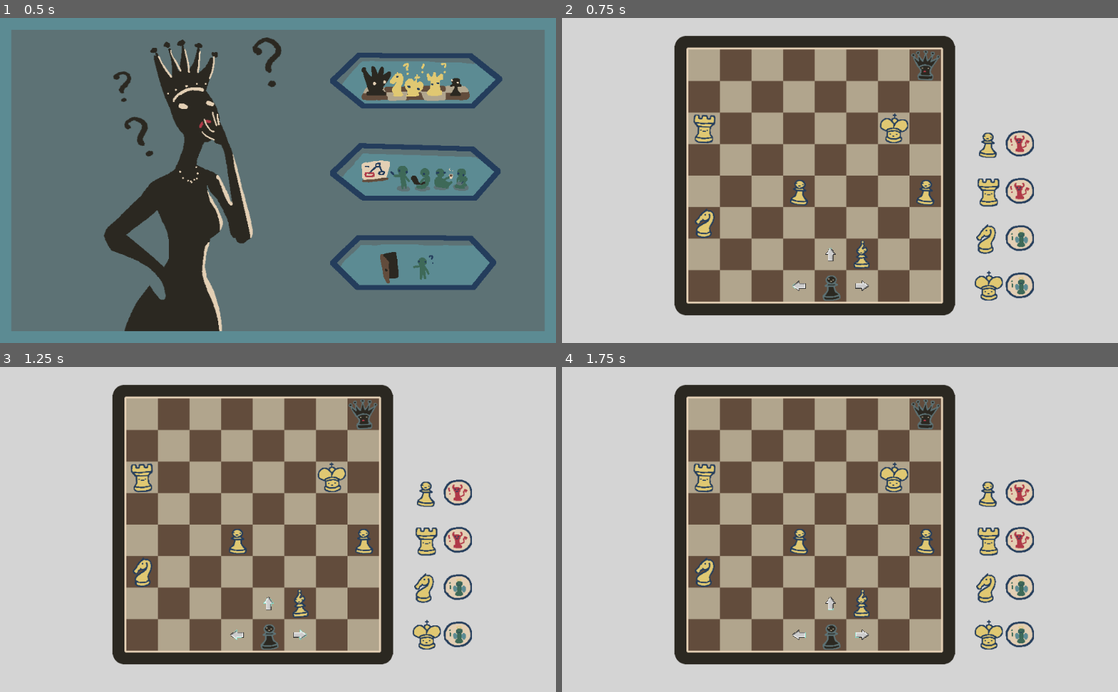
Above: before the commit, frames 1-4 (two rows, left to right).
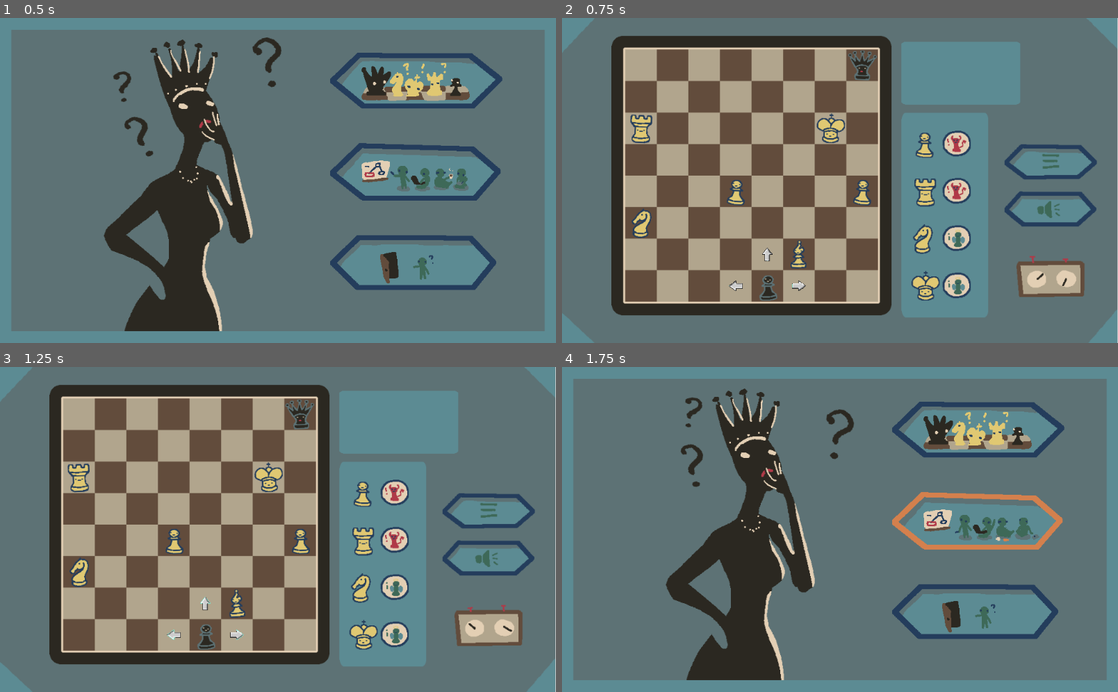
Above: after the commit, the same moments.

Repository: Windastella/ScribbleJam
Game: Godot game, scene res://Scenes/Main.tscn
The game is run twice, just before and just after one commit, with the same random seed, the same clock (stepped at 60 frames per second) and the same inputs.
Inputs (mouse positions are in pixels of both pictures, inside the frame that each line leads up to):
- Up to frame 1 (0.5 s): no input
- Up to frame 2 (0.75 s): click (979, 79) at 0.5 s
- Up to frame 3 (1.25 s): no input
- Up to frame 4 (1.75 s): click (1051, 510) at 1.27 s

Frame 1 is identical in both runs. In frame 2, 72% of the frame differs, in the area x 0-100%, y 0-100%; in frame 3, 72%; in frame 4, 99%.

Commit message:
music and game button

Diff:
--- a/Scenes/Base_Level.tscn
+++ b/Scenes/Base_Level.tscn
@@ -9,6 +9,29 @@
 [ext_resource path="res://assets/UI_Button.tres" type="StyleBox" id=7]
 [ext_resource path="res://Scripts/Level.gd" type="Script" id=8]
 [ext_resource path="res://assets/Sounds/Thinking_Music.wav" type="AudioStream" id=9]
+[ext_resource path="res://assets/background.png" type="Texture" id=10]
+[ext_resource path="res://assets/hint_box.png" type="Texture" id=11]
+[ext_resource path="res://assets/Sounds/Music/A-Mouse-in-the-House(Track04).wav" type="AudioStream" id=12]
+[ext_resource path="res://assets/Sounds/Music/Ruffles-and-Rust(Track02).wav" type="AudioStream" id=13]
+[ext_resource path="res://assets/Sounds/Music/Happy-Orchestral-Ballet(Track01).wav" type="AudioStream" id=14]
+[ext_resource path="res://assets/Sounds/Music/Leave-It-to-the-Professionals(Track03).wav" type="AudioStream" id=15]
+[ext_resource path="res://assets/Sounds/Music/Feriado(Track05).wav" type="AudioStream" id=16]
+[ext_resource path="res://assets/Menu/mute_button.png" type="Texture" id=17]
+[ext_resource path="res://assets/Menu/mute_button_selected.png" type="Texture" id=18]
+[ext_resource path="res://assets/Menu/menu_button_selected.png" type="Texture" id=19]
+[ext_resource path="res://assets/Menu/menu_button.png" type="Texture" id=20]
+[ext_resource path="res://assets/Menu/clock1.png" type="Texture" id=21]
+[ext_resource path="res://assets/Menu/clock0.png" type="Texture" id=22]
+[ext_resource path="res://assets/Menu/clock3.png" type="Texture" id=23]
+[ext_resource path="res://assets/Menu/clock2.png" type="Texture" id=24]
+
+[sub_resource type="SpriteFrames" id=21]
+animations = [ {
+"frames": [ ExtResource( 22 ), ExtResource( 21 ), ExtResource( 24 ), ExtResource( 23 ) ],
+"loop": true,
+"name": "default",
+"speed": 5.0
+} ]
 
 [sub_resource type="RectangleShape2D" id=1]
 extents = Vector2( 256, 32 )
@@ -83,6 +106,71 @@
 
 [node name="Level" type="Node2D"]
 script = ExtResource( 8 )
+music_list = [ ExtResource( 12 ), ExtResource( 16 ), ExtResource( 14 ), ExtResource( 15 ), ExtResource( 13 ) ]
+
+[node name="Camera" type="Camera2D" parent="."]
+position = Vector2( -128, -64 )
+anchor_mode = 0
+current = true
+zoom = Vector2( 1.1, 1.1 )
+__meta__ = {
+"_editor_description_": ""
+}
+
+[node name="background" type="Sprite" parent="Camera"]
+position = Vector2( 562.919, 331.297 )
+scale = Vector2( 1.04244, 1.10433 )
+z_index = -1
+texture = ExtResource( 10 )
+
+[node name="hint_box" type="Sprite" parent="Camera"]
+position = Vector2( 776, 400 )
+scale = Vector2( 0.611111, 1.19885 )
+z_index = -1
+texture = ExtResource( 11 )
+
+[node name="hint_box2" type="Sprite" parent="Camera"]
+position = Vector2( 808, 112 )
+scale = Vector2( 0.833333, 0.368876 )
+z_index = -1
+texture = ExtResource( 11 )
+
+[node name="Menu" type="TextureButton" parent="Camera"]
+margin_left = 896.0
+margin_top = 256.0
+margin_right = 1088.0
+margin_bottom = 328.0
+focus_mode = 0
+enabled_focus_mode = 0
+texture_normal = ExtResource( 20 )
+texture_pressed = ExtResource( 19 )
+texture_hover = ExtResource( 19 )
+texture_disabled = ExtResource( 20 )
+texture_focused = ExtResource( 19 )
+__meta__ = {
+"_edit_use_anchors_": false
+}
+
+[node name="Mute" type="TextureButton" parent="Camera"]
+margin_left = 896.0
+margin_top = 352.0
+margin_right = 1088.0
+margin_bottom = 448.0
+focus_mode = 0
+toggle_mode = true
+enabled_focus_mode = 0
+texture_normal = ExtResource( 17 )
+texture_pressed = ExtResource( 18 )
+texture_disabled = ExtResource( 17 )
+texture_focused = ExtResource( 18 )
+__meta__ = {
+"_edit_use_anchors_": false
+}
+
+[node name="clock" type="AnimatedSprite" parent="Camera"]
+position = Vector2( 992, 528 )
+frames = SubResource( 21 )
+playing = true
 
 [node name="Board" type="Node2D" parent="."]
 
@@ -232,18 +320,12 @@
 icon = SubResource( 20 )
 clip_text = true
 
-[node name="Camera" type="Camera2D" parent="."]
-position = Vector2( -256, -64 )
-anchor_mode = 0
-current = true
-zoom = Vector2( 1.1, 1.1 )
-__meta__ = {
-"_editor_description_": ""
-}
-
 [node name="AudioStreamPlayer" type="AudioStreamPlayer" parent="."]
 stream = ExtResource( 9 )
+volume_db = -10.0
 autoplay = true
+[connection signal="pressed" from="Camera/Menu" to="." method="_on_Menu_pressed"]
+[connection signal="toggled" from="Camera/Mute" to="." method="_on_Mute_toggled"]
 [connection signal="body_entered" from="Board/Goal" to="." method="_on_Goal_body_entered"]
 [connection signal="pressed" from="CanvasLayer/UI/Options/CenterContainer/HBoxContainer/King" to="." method="_on_King_pressed"]
 [connection signal="pressed" from="CanvasLayer/UI/Options/CenterContainer/HBoxContainer/Queen" to="." method="_on_Queen_pressed"]
--- a/Scenes/Main.tscn
+++ b/Scenes/Main.tscn
@@ -105,12 +105,14 @@
 
 [node name="Music" type="AudioStreamPlayer" parent="."]
 stream = ExtResource( 11 )
+volume_db = -10.0
 autoplay = true
 __meta__ = {
 "_editor_description_": ""
 }
 
 [node name="SFX" type="AudioStreamPlayer" parent="."]
+volume_db = -15.0
 [connection signal="mouse_entered" from="CanvasLayer/Menu/VBoxContainer/Start" to="." method="_on_Start_mouse_entered"]
 [connection signal="pressed" from="CanvasLayer/Menu/VBoxContainer/Start" to="." method="_on_Start_pressed"]
 [connection signal="mouse_entered" from="CanvasLayer/Menu/VBoxContainer/Credit" to="." method="_on_Credit_mouse_entered"]
--- a/Scenes/Player.tscn
+++ b/Scenes/Player.tscn
@@ -118,7 +118,7 @@
 
 [node name="Sprite" type="AnimatedSprite" parent="Arrows/Right"]
 frames = SubResource( 22 )
-frame = 15
+frame = 17
 speed_scale = 5.0
 playing = true
 
@@ -131,7 +131,7 @@
 [node name="Sprite" type="AnimatedSprite" parent="Arrows/Left"]
 rotation = 3.14159
 frames = SubResource( 22 )
-frame = 13
+frame = 15
 speed_scale = 5.0
 playing = true
 
@@ -144,7 +144,7 @@
 [node name="Sprite" type="AnimatedSprite" parent="Arrows/Up"]
 rotation = -1.5708
 frames = SubResource( 22 )
-frame = 14
+frame = 16
 speed_scale = 5.0
 playing = true
 
@@ -158,6 +158,7 @@
 shape = SubResource( 23 )
 
 [node name="AudioStreamPlayer" type="AudioStreamPlayer" parent="."]
+volume_db = -10.0
 [connection signal="body_entered" from="Arrows/Right" to="." method="_on_Right_body_entered"]
 [connection signal="body_exited" from="Arrows/Right" to="." method="_on_Right_body_exited"]
 [connection signal="input_event" from="Arrows/Right" to="." method="_on_Right_input_event"]
--- a/Scripts/Level.gd
+++ b/Scripts/Level.gd
@@ -7,6 +7,13 @@
 export (PIECES) var answer = PIECES.KING;
 
 export (PackedScene) var next_level;
+
+export (Array, AudioStream) var music_list;
+
+func _ready():
+	var i = randi() % 3;
+	$AudioStreamPlayer.stream = music_list[i];
+	$AudioStreamPlayer.play();
 
 func _answer(piece):
 	$CanvasLayer/UI/Options.hide();
@@ -42,3 +49,14 @@
 func _on_Goal_body_entered(body):
 	if body is Player:
 		$CanvasLayer/UI.show();
+
+
+func _on_Mute_toggled(button_pressed):
+	if(button_pressed):
+		$AudioStreamPlayer.stop();
+	else:
+		$AudioStreamPlayer.play();
+
+
+func _on_Menu_pressed():
+	emit_signal("change_level", null);
Not shown: 1 places in Scenes/Base_Level.tscn that only renumber resources
Binary file added: assets/Menu/clock0.png
Not shown, added: assets/Menu/clock0.png.import
Binary file added: assets/Menu/clock1.png
Not shown, added: assets/Menu/clock1.png.import
Binary file added: assets/Menu/clock2.png
Not shown, added: assets/Menu/clock2.png.import
Binary file added: assets/Menu/clock3.png
Not shown, added: assets/Menu/clock3.png.import
Binary file added: assets/Menu/menu_button.png
Not shown, added: assets/Menu/menu_button.png.import
Binary file added: assets/Menu/menu_button_selected.png
(and 27 more such lines)
